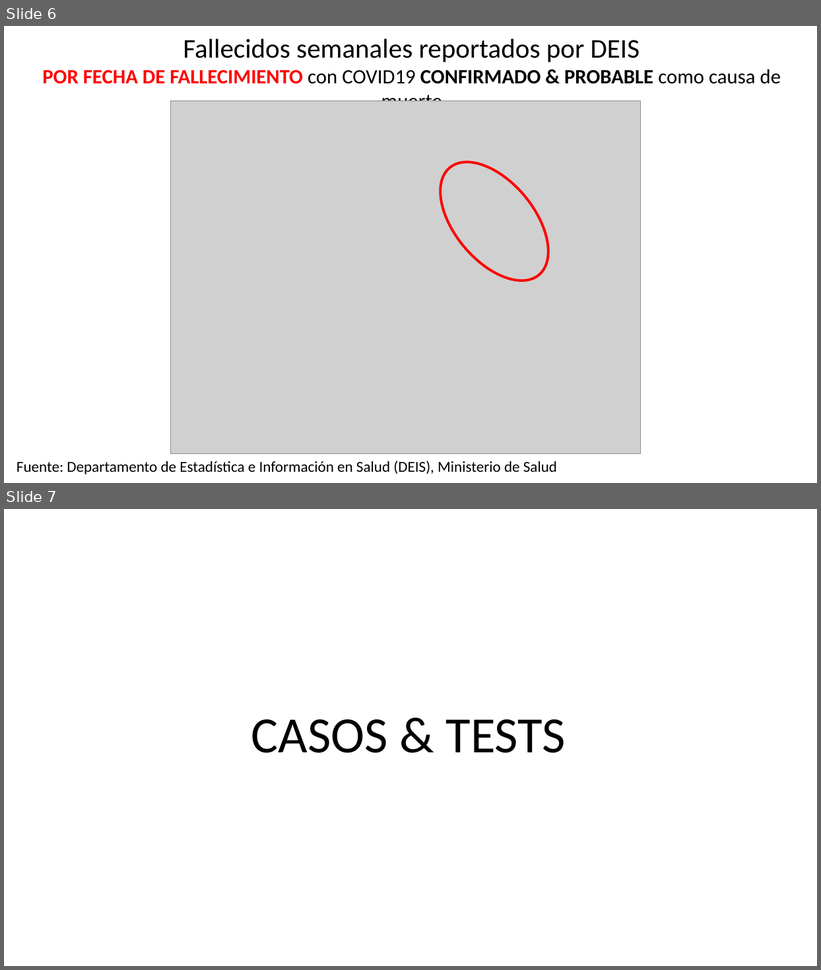
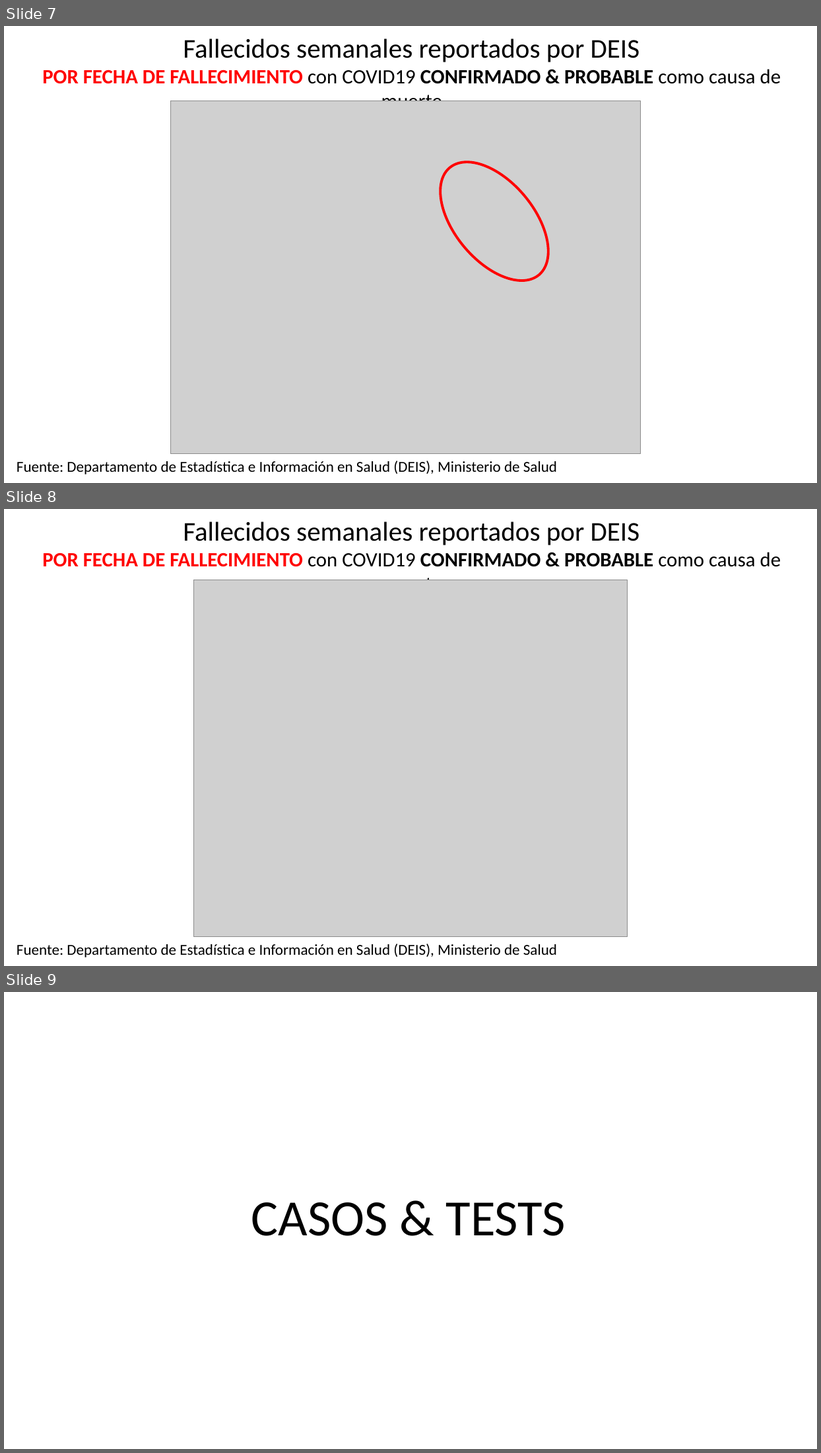
Before and after one commit to dataCovid19CL/capsulasSemanales, a slide deck: DATOS COVID Chile 2022 04 02.pptx. Shown one above the other, each under a label of ours: slides 6 and 7 before the commit, slides 7, 8 and 9 after it. The pictures are 821x970 and 821x1453 pixels, drawn with LibreOffice and Linux fonts; fonts in the diff are those of the drawing; grey boxes stand for pictures. Boxes give left, top, right and bottom in pixels: in the first picture for what was removed or moved away, otherwise in the second. Text is boxed around its words. In the diff, an @@ line names an element or a change of style, - is before the commit and + after.

```diff
--- a/DATOS COVID Chile 2022 04 02.pptx
+++ b/DATOS COVID Chile 2022 04 02.pptx
@@ slide 8 added at <box>4,509,817,966</box>, background #FFFFFF @@
@@ text added at <box>42,522,781,580</box>, 24 pt, text #000000 @@
+Fallecidos semanales reportados por DEIS
+POR FECHA DE FALLECIMIENTO con COVID19 CONFIRMADO & PROBABLE como causa de muerte
@@ picture added at <box>193,580,627,937</box> @@
@@ text added at <box>17,944,557,958</box>, 18 pt, text #000000 @@
+Fuente: Departamento de Estadística e Información en Salud (DEIS), Ministerio de Salud
@@ what was slide 6 is now slide 7 @@
@@ what was slide 7 is now slide 9 @@
```
Also in this commit, not shown: 2 slides changed, 3 other slides added.
